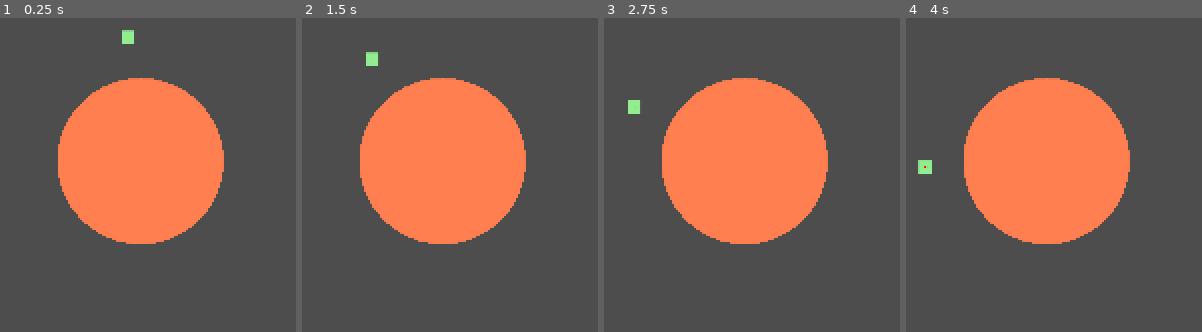
Above: before the commit, frames 1-4 (left to right).
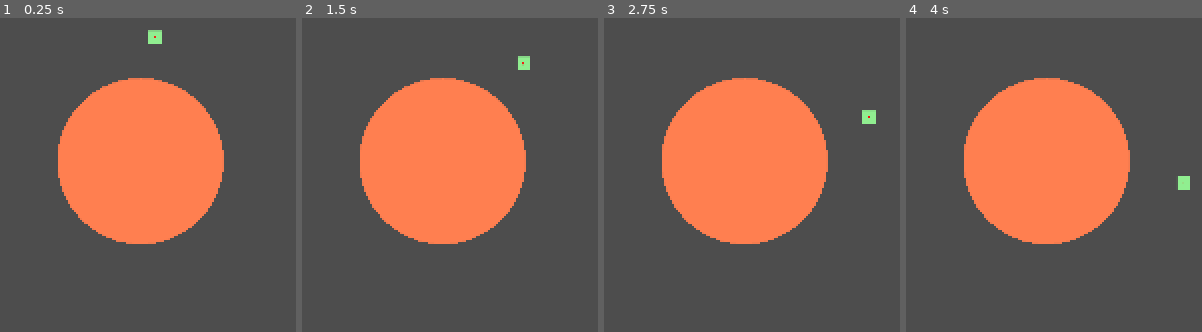
Above: after the commit, the same moments.

Repository: gsproston/infinite-frontier
Game: Godot game, scene res://main.tscn
Two runs of this game, one before a commit and one after it. Both use one fixed random seed, a clock stepped at 60 frames per second and the inputs below.
Inputs:
- Up to frame 1 (0.25 s): no input
- Up to frame 2 (1.5 s): tap Enter at 0.5 s
- Up to frame 3 (2.75 s): no input
- Up to frame 4 (4 s): no input

The runs differ from the first frame. In frame 1, 0.4% of the frame differs, in the area x 41-55%, y 3-9%; in frame 2, 0.4%; in frame 3, 0.4%; in frame 4, 0.4%.

Commit message:
Stable orbit

Diff:
--- a/Planet.gd
+++ b/Planet.gd
@@ -1,6 +1,7 @@
 extends Area2D
 
 @export var radius_px = 100
+@export var mass = 100000
 
 
 # Called when the node enters the scene tree for the first time.
--- a/Rocket.gd
+++ b/Rocket.gd
@@ -2,9 +2,10 @@
 
 
 const SIZE = 16
-const ACCELERATION = 1
-const HORIZONTAL_VELOCITY = 1
+const HORIZONTAL_VELOCITY = 70
+const GRAVITATIONAL_CONSTANT = 6.674
 
+var acceleration = Vector2.ZERO
 var velocity = Vector2.ZERO
 var local_planet: Area2D = null
 
@@ -19,12 +20,22 @@
 	if (local_planet == null):
 		return
 
-	var direction = position - local_planet.position
-	position += velocity * delta * direction.normalized()
-	position += direction.normalized().orthogonal() * HORIZONTAL_VELOCITY
-	velocity += ACCELERATION * delta * direction.normalized()
+	var direction = local_planet.position - position
+	acceleration = direction.normalized() * GRAVITATIONAL_CONSTANT * (local_planet.mass / direction.length_squared())
+	velocity += acceleration * delta
+	position += velocity * delta
 
 
 func _draw():
 	draw_rect(Rect2(-SIZE/2, -SIZE/2, SIZE, SIZE), Color.LIGHT_GREEN)
 	draw_rect(Rect2(-1, -1, 2, 2), Color.RED)
+
+
+func set_local_planet(planet: Area2D):
+	local_planet = planet
+	# set the rocket's position
+	position = local_planet.position - Vector2(0, local_planet.radius_px * 1.5)
+
+	# give the rocket some horizontal motion to get it falling
+	var direction = local_planet.position - position
+	velocity = direction.normalized().orthogonal() * HORIZONTAL_VELOCITY
--- a/main.gd
+++ b/main.gd
@@ -4,8 +4,7 @@
 # Called when the node enters the scene tree for the first time.
 func _ready():
 	# Start the rocket above the planet
-	$Rocket.position = $Planet.position - Vector2(0, $Planet.radius_px * 1.5)
-	$Rocket.local_planet = $Planet
+	$Rocket.set_local_planet($Planet)
 
 
 # Called every frame. 'delta' is the elapsed time since the previous frame.
